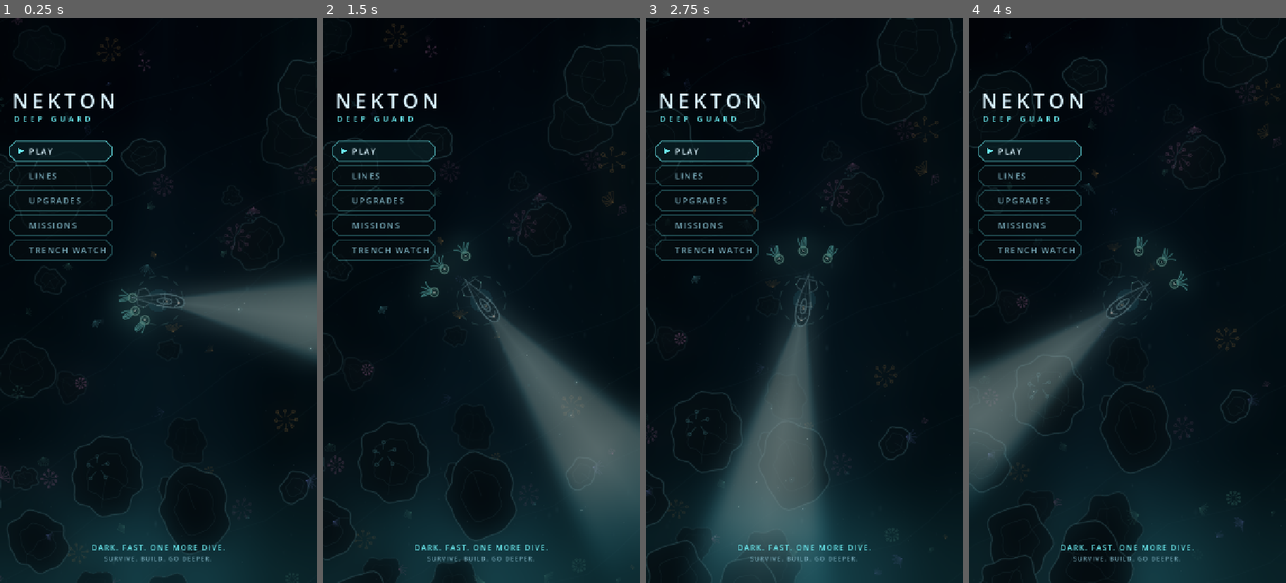
Above: before the commit, frames 1-4 (left to right).
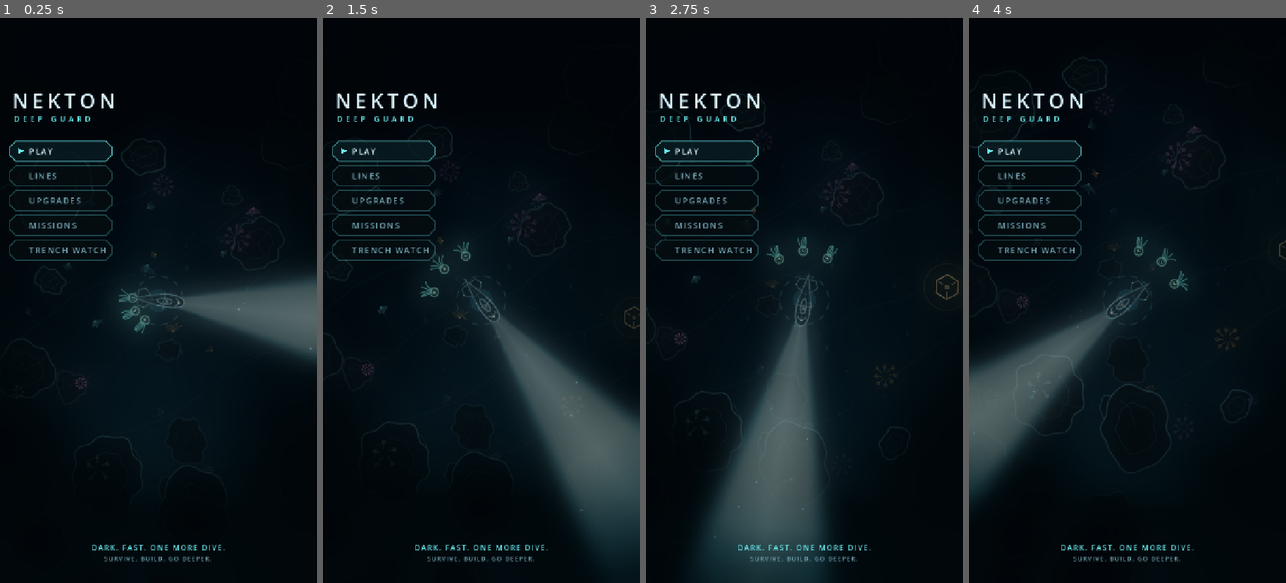
Above: after the commit, the same moments.

Repository: davidknollcsgo-collab/Kartengame
Game: Godot game, scene res://scenes/rundum.tscn
Same seed, same stepped clock (60 frames per second), same inputs: the game is played once before the commit and once after it.
Inputs (mouse positions are in pixels of both pictures, inside the frame that each line leads up to):
- Up to frame 1 (0.25 s): no input
- Up to frame 2 (1.5 s): move the mouse to (551, 272) at 0.52 s; click (551, 272) at 0.67 s; drag from (418, 328) to (465, 413) at 1.27 s
- Up to frame 3 (2.75 s): move the mouse to (836, 176) at 2.02 s; click (836, 176) at 2.17 s
- Up to frame 4 (4 s): drag from (1111, 413) to (1032, 215) at 2.77 s; move the mouse to (1222, 385) at 3.52 s; click (1222, 385) at 3.67 s

The runs differ from the first frame. In frame 1, 10% of the frame differs, in the area x 0-100%, y 0-100%; in frame 2, 11%; in frame 3, 8.0%; in frame 4, 8.6%.

Commit message:
Der Graben liegt im Dunkeln, bis jemand hinfaehrt
Entdeckung fuer den Rundumlauf: eine gerasterte Karte, ein Nebel darueber
und Fundstellen, die man nur sieht, wo man schon war.

`Karte` (rein gerechnet) ist ein Byte je Feld - ein Nebelbild waere eine
Textur, die jedes Bild neu hochgeladen wird. Der Aufdeckradius ist
absichtlich **kleiner als die Sicht**: sonst waere alles Sichtbare schon
bekannt, und das Aufdecken haette keinen Ort.

Der Nebel wird nicht feldweise als Rechteck gezeichnet. Das war der erste
Anlauf, und es sah aus wie ein Tabellenblatt - die Grenze lief in rechten
Winkeln durchs Bild, und eine zweite Helligkeitsstufe fuer Randfelder machte
aus einer Treppe nur zwei. Jetzt bekommt jede Ecke des Rasters ihre Deckung
aus den vier Feldern, die sie beruehrt, und
`canvas_item_add_triangle_array` zeichnet das ganze Netz in einem Aufruf mit
Farbe an den Ecken. Die Deckung laeuft ueber eine Feldbreite aus, das Raster
verschwindet, und vierhundert Zeichenaufrufe wurden einer.

Die Fundstellen zahlen Punkte und keinen Naehrstoff - aus demselben Grund
wie die Kette (Zusage 16): Einkommen und Kosten der Kolonie sind aneinander
gekoppelt, eine zweite Quelle daneben verschoebe die Wirtschaft. Ihr Wert
steht am Fund und nicht beim Aufrufer, damit die Frage nur eine Antwort hat.

Dazu `--offen` fuer Schuesse, die den Grund zeigen sollen, und eine Anzeige
unten links: SCANNED mit Balken, SITES darunter.

Co-Authored-By: Claude Opus 5 <noreply@anthropic.com>
Claude-Session: https://claude.ai/code/session_0131VR1KmMqgfNf9f4WYuYp4

Diff:
--- /dev/null
+++ b/scripts/kern/karte.gd
@@ -0,0 +1,128 @@
+class_name Karte
+extends RefCounted
+
+## Was der Spieler von der Karte schon gesehen hat.
+##
+## **Der Graben liegt im Dunkeln, bis jemand hinfaehrt.** Das ist nicht bloss
+## ein Effekt: ohne ihn ist eine grosse Karte nur eine grosse Flaeche, auf der
+## ueberall dasselbe steht. Mit ihm ist jede Fahrt in eine Richtung eine
+## Entscheidung, und der Grund, ueberhaupt vom Fleck zu kommen.
+##
+## Gerastert, nicht als Bild. Ein Nebelbild waere eine Textur von tausend mal
+## tausend Punkten, die jedes Bild neu hochgeladen wird; ein Raster aus
+## `ZELLE` grossen Feldern ist ein Byte je Feld und wird nur gelesen. Bei
+## 1500 Einheiten Feldradius sind das gut zweitausend Bytes.
+##
+## Reine Rechnung, keine Szenen- und keine Autoload-Bezuege.
+
+## Kantenlaenge eines Rasterfeldes.
+##
+## **Gross genug, dass es billig bleibt, klein genug, dass die Kante nicht
+## auffaellt.** Bei 90 Einheiten ist ein Feld auf dem Schirm etwa ein
+## Zehntel der Breite - Bewuchs wird darin nicht einzeln sichtbar, sondern
+## fleckweise, und genau so soll sich ein Lichtkegel im Dunkeln anfuehlen.
+const ZELLE := 90.0
+
+## Wie weit die Fahrt aufdeckt. **Kleiner als die Sicht** (`Rundum.SICHT`,
+## 900): sonst waere alles, was man sehen kann, schon bekannt, und das
+## Aufdecken haette keinen Ort. So bleibt am Rand des Bildes Dunkelheit, in
+## die man hineinfaehrt.
+const AUFDECK_RADIUS := 380.0
+
+var seite := 0
+var bekannt := PackedByteArray()
+var _weite := 0.0
+
+## Wieviele Felder ueberhaupt aufzudecken sind, und wieviele es schon sind.
+##
+## **Mitgezaehlt, nicht nachgezaehlt.** `anteil()` wird je Bild vom HUD
+## gefragt; ein Durchlauf ueber zwoelfhundert Felder mit einer Wurzel je Feld
+## ist dafuer kein Preis, den man zahlen muss, wenn zwei Zaehler dasselbe
+## sagen.
+var _moeglich := 0
+var _offen := 0
+
+
+func _init(weite := 0.0) -> void:
+    _weite = maxf(1.0, weite)
+    seite = int(ceil(_weite * 2.0 / ZELLE)) + 1
+    bekannt.resize(seite * seite)
+    bekannt.fill(0)
+    for i in bekannt.size():
+        if mitte(i).length() <= _weite:
+            _moeglich += 1
+
+
+## Die Rasterkoordinaten zu einem Ort. Kann ausserhalb liegen - wer sie
+## weiterreicht, fragt `index()`.
+func raster(ort: Vector2) -> Vector2i:
+    return Vector2i(int(floor((ort.x + _weite) / ZELLE)),
+        int(floor((ort.y + _weite) / ZELLE)))
+
+
+## Der Feldindex zu Rasterkoordinaten - oder -1, wenn sie ausserhalb liegen.
+func index(zelle: Vector2i) -> int:
+    if zelle.x < 0 or zelle.y < 0 or zelle.x >= seite or zelle.y >= seite:
+        return -1
+    return zelle.y * seite + zelle.x
+
+
+## Das Rasterfeld zu einem Ort - oder -1, wenn er ausserhalb liegt.
+func feld(ort: Vector2) -> int:
+    return index(raster(ort))
+
+
+## Die Mitte eines Rasterfeldes in Weltkoordinaten.
+func mitte(i: int) -> Vector2:
+    return mitte_von(Vector2i(i % seite, i / seite))
+
+
+func mitte_von(zelle: Vector2i) -> Vector2:
+    return Vector2((float(zelle.x) + 0.5) * ZELLE - _weite,
+        (float(zelle.y) + 0.5) * ZELLE - _weite)
+
+
+func ist_bekannt(ort: Vector2) -> bool:
+    var i := feld(ort)
+    return i >= 0 and bekannt[i] != 0
+
+
+## Ob ein Rasterfeld bekannt ist. Ausserhalb gilt als unbekannt - der Rand
+## der Welt bleibt schwarz, und das ist richtig so.
+func zelle_bekannt(zelle: Vector2i) -> bool:
+    var i := index(zelle)
+    return i >= 0 and bekannt[i] != 0
+
+
+## Deckt alles im Umkreis auf. Gibt zurueck, wieviele Felder **neu** waren -
+## daran haengt, ob es sich lohnt, etwas dafuer zu geben.
+func decke_auf(ort: Vector2, radius := AUFDECK_RADIUS) -> int:
+    var neu := 0
+    var r2 := radius * radius
+    var von := raster(ort - Vector2.ONE * radius)
+    var bis := raster(ort + Vector2.ONE * radius)
+    for sy in range(maxi(0, von.y), mini(seite - 1, bis.y) + 1):
+        for sx in range(maxi(0, von.x), mini(seite - 1, bis.x) + 1):
+            var i := sy * seite + sx
+            if bekannt[i] != 0:
+                continue
+            # Gegen die Mitte des Feldes messen, nicht gegen die Ecke: sonst
+            # wird ein Feld schon bekannt, wenn nur seine Ecke im Umkreis
+            # liegt, und der aufgedeckte Fleck ist eckiger als der Kegel.
+            var m := mitte(i)
+            if m.distance_squared_to(ort) <= r2:
+                bekannt[i] = 1
+                neu += 1
+                if m.length() <= _weite:
+                    _offen += 1
+    return neu
+
+
+## Wieviel der Karte bekannt ist, von 0 bis 1.
+##
+## Gezaehlt werden nur Felder **im Feld** - die Ecken des Rasters liegen
+## ausserhalb der Kreisscheibe und koennen nie aufgedeckt werden. Ohne diese
+## Unterscheidung stuende die Anzeige bei vollstaendig erkundeter Karte bei
+## achtundsiebzig Prozent, und der Spieler suchte den Rest.
+func anteil() -> float:
+    return float(_offen) / float(maxi(1, _moeglich))
--- a/scripts/spiel/grund_rundum.gd
+++ b/scripts/spiel/grund_rundum.gd
@@ -41,11 +41,16 @@
 
 var zeit := 0.0
 
+## Die Karte des Spielers. Wird von `rundlauf.gd` gesetzt; ist sie leer, ist
+## alles sichtbar - so bleiben Werkzeugschuesse ohne Nebel brauchbar.
+var karte: Karte = null
+
 var _rippel: Array[PackedVector2Array] = []
 var _felsen: Array[Dictionary] = []
 var _bewuchs: Array[Dictionary] = []
 var _staub: PackedVector2Array = []
 var _staub_takt: PackedFloat32Array = []
+var _funde: Array[Dictionary] = []
 
 
 func _ready() -> void:
@@ -55,6 +60,7 @@
     _baue_felsen(rng)
     _baue_bewuchs(rng)
     _baue_staub(rng)
+    _baue_funde(rng)
 
 
 func _process(delta: float) -> void:
@@ -203,6 +209,11 @@
         * sqrt(rng.randf()) * weite
 
 
+## Ob ein Ort schon aufgedeckt ist. Ohne Karte ist alles offen.
+func _bekannt(ort: Vector2) -> bool:
+    return karte == null or karte.ist_bekannt(ort)
+
+
 ## Was weiter weg ist als die Sicht, wird nicht gezeichnet.
 ##
 ## Bei einem Feld von 1500 Einheiten und einem Bild von 900 liegt das meiste
@@ -227,6 +238,13 @@
         _zeichne_felsen(lage)
         _zeichne_bewuchs(lage)
     _zeichne_staub()
+    _zeichne_funde()
+    # **Zuletzt.** Der Nebel deckt ab, was darunter liegt, statt dass jedes
+    # Stueck Grund selbst nachsieht, ob es sich zeigen darf. Ein Fels liegt
+    # ueber vier Felder verteilt; wer ihn feldweise ausblendet, sieht ihn
+    # springen. Ueber das Boot und die Raeuber legt er sich nicht - die
+    # zeichnen Geschwister, die nach diesem Knoten an der Reihe sind.
+    _zeichne_nebel()
 
 
 func _zeichne_rippel() -> void:
@@ -259,6 +277,10 @@
     var kraft: float = LAGEN_KRAFT[lage]
     for b in _bewuchs:
         if int(b[&"lage"]) != lage or not _im_blick(b[&"ort"], 60.0):
+            continue
+        # Unter dem Nebel waere er ohnehin nicht zu sehen - das spart in der
+        # ersten Minute den groessten Teil der Zeichenaufrufe.
+        if not _bekannt(b[&"ort"]):
             continue
         var p: Vector2 = b[&"ort"]
         var gr: float = b[&"gross"]
@@ -325,9 +347,218 @@
 
 func _zeichne_staub() -> void:
     for i in _staub.size():
-        if not _im_blick(_staub[i], 30.0):
+        if not _im_blick(_staub[i], 30.0) or not _bekannt(_staub[i]):
             continue
         var p := _staub[i] + Vector2(
             sin(zeit * _staub_takt[i] + float(i)) * 6.0,
             cos(zeit * _staub_takt[i] * 0.7 + float(i)) * 6.0)
         draw_circle(p, 0.9, Color(0.62, 0.86, 0.92, 0.13))
+
+
+# --- Der Nebel ---------------------------------------------------------------
+
+## Wie dicht der Nebel ueber einem unbekannten Feld liegt.
+##
+## **Nicht ganz undurchsichtig.** Bei voller Deckung ist die Grenze zwischen
+## bekannt und unbekannt eine harte Linie, und dahinter ist nichts - man
+## faehrt gegen eine Wand aus Schwarz. Bei 0.93 schimmern grosse Felsen als
+## Ahnung durch: man sieht, dass dort etwas steht, aber nicht was, und genau
+## das ist der Grund hinzufahren.
+const NEBEL_DECKUNG := 0.93
+
+const NEBEL_FARBE := Color(0.004, 0.014, 0.020)
+
+
+## Der Nebel als ein Dreiecksnetz mit Farbe an den Ecken.
+##
+## **Der erste Anlauf zeichnete je unbekanntes Feld ein Rechteck.** Das war
+## billig und sah aus wie ein Tabellenblatt: die Kante zwischen bekannt und
+## unbekannt lief in rechten Winkeln durchs Bild, und man las das Raster
+## statt die Karte. Eine zweite Helligkeitsstufe fuer Randfelder half nicht -
+## sie machte aus einer Treppe zwei.
+##
+## Hier bekommt stattdessen jede **Ecke** des Rasters ihre Deckung aus den
+## vier Feldern, die sie beruehrt, und die Flaeche dazwischen wird
+## interpoliert. Damit laeuft die Deckung ueber eine ganze Feldbreite aus,
+## und die Rasterkante verschwindet, obwohl das Raster dasselbe geblieben
+## ist.
+##
+## Alles in **einem** Aufruf. `canvas_item_add_triangle_array` nimmt ein
+## ganzes Netz; vierhundert einzelne `draw_rect` waeren vierhundert
+## Zeichenaufrufe je Bild, und der Grund hat schon genug davon.
+func _zeichne_nebel() -> void:
+    if karte == null:
+        return
+    var weit := Rundum.SICHT + Karte.ZELLE * 2.0
+    var von := karte.raster(_blickmitte - Vector2.ONE * weit)
+    var bis := karte.raster(_blickmitte + Vector2.ONE * weit)
+    var nx := bis.x - von.x + 1
+    var ny := bis.y - von.y + 1
+    if nx < 1 or ny < 1:
+        return
+
+    # Die Deckung an jeder Ecke: der Anteil der vier angrenzenden Felder,
+    # die noch unbekannt sind.
+    var ecken := PackedVector2Array()
+    var farben := PackedColorArray()
+    var deckungen := PackedFloat32Array()
+    ecken.resize((nx + 1) * (ny + 1))
+    farben.resize(ecken.size())
+    deckungen.resize(ecken.size())
+    for j in ny + 1:
+        for i in nx + 1:
+            var zelle := Vector2i(von.x + i, von.y + j)
+            var unbekannt := 0
+            for dy in 2:
+                for dx in 2:
+                    if not karte.zelle_bekannt(zelle - Vector2i(dx, dy)):
+                        unbekannt += 1
+            var d := NEBEL_DECKUNG * float(unbekannt) * 0.25
+            var k := j * (nx + 1) + i
+            ecken[k] = karte.mitte_von(zelle) - Vector2.ONE * (Karte.ZELLE * 0.5)
+            deckungen[k] = d
+            farben[k] = Color(NEBEL_FARBE.r, NEBEL_FARBE.g, NEBEL_FARBE.b, d)
+
+    var netz := PackedInt32Array()
+    for j in ny:
+        for i in nx:
+            var a := j * (nx + 1) + i
+            var b := a + 1
+            var c := a + nx + 1
+            var d := c + 1
+            # Ein Feld, an dessen vier Ecken nichts liegt, wird auch nicht
+            # gezeichnet - das ist der ganze bekannte Teil der Karte.
+            if deckungen[a] <= 0.0 and deckungen[b] <= 0.0 \
+                    and deckungen[c] <= 0.0 and deckungen[d] <= 0.0:
+                continue
+            netz.append_array([a, b, d, a, d, c])
+    if netz.is_empty():
+        return
+    RenderingServer.canvas_item_add_triangle_array(
+        get_canvas_item(), netz, ecken, farben)
+
+
+# --- Fundstellen -------------------------------------------------------------
+
+## Wieviele Fundstellen im Feld liegen.
+##
+## Sie sind der Grund, ueberhaupt in eine Richtung zu fahren, in der gerade
+## kein Raeuber steht. Ohne sie belohnt das Aufdecken nur sich selbst.
+const FUNDE := 34
+
+## Wie nah man heran muss. Grosszuegig - ein Fund, den man knapp verfehlt,
+## fuehlt sich nach einem Fehler des Spiels an und nicht nach einem eigenen.
+const FUND_REICHWEITE := 52.0
+
+## Was ein Fund einbringt.
+##
+## **Punkte, kein Naehrstoff** - aus demselben Grund wie bei der Kette
+## (Zusage 16): Einkommen und Kosten der Kolonie sind aneinander gekoppelt,
+## und eine zweite Quelle daneben verschoebe die ganze Wirtschaft. Ein Fund
+## ist eine Bestmarke, keine Waehrung.
+const FUND_PUNKTE := 250
+
+
+func _baue_funde(rng: RandomNumberGenerator) -> void:
+    var versuche := 0
+    while _funde.size() < FUNDE and versuche < FUNDE * 60:
+        versuche += 1
+        # Nicht bis an den Rand und nicht in die Mitte: die Mitte sieht man
+        # in den ersten Sekunden ohnehin, und am Rand steht man mit dem
+        # Ruecken zur Wand.
+        var ort := Vector2.RIGHT.rotated(rng.randf_range(0.0, TAU)) \
+            * sqrt(rng.randf_range(0.06, 1.0)) * (Rundum.FELD_RADIUS - 120.0)
+        var frei := true
+        for f in _funde:
+            if Vector2(f[&"ort"]).distance_to(ort) < 260.0:
+                frei = false
+                break
+        # Nicht in einem Felsen - sonst liegt er hinter einer Wand, durch die
+        # man nicht kommt.
+        for fels in _felsen:
+            if bool(fels.get(&"fest", false)) \
+                    and Riff.beruehrt(fels, ort, 70.0):
+                frei = false
+                break
+        if not frei:
+            continue
+        _funde.append({
+            &"ort": ort,
+            &"dreh": rng.randf_range(0.0, TAU),
+            &"geholt": false,
+        })
+
+
+## Alle Fundstellen wieder auflegen - ein neuer Tauchgang.
+func setze_funde_zurueck() -> void:
+    for f in _funde:
+        f[&"geholt"] = false
+
+
+func funde_gesamt() -> int:
+    return _funde.size()
+
+
+func funde_geholt() -> int:
+    var n := 0
+    for f in _funde:
+        if bool(f[&"geholt"]):
+            n += 1
+    return n
+
+
+## Der naechste Fund in Reichweite - oder ein leerer Ort, wenn keiner da ist.
+##
+## Nimmt ihn gleich mit: wer ihn nur meldet, muss ihn getrennt streichen, und
+## dann gibt es zwei Stellen, die wissen, was schon geholt ist.
+func hole_fund(ort: Vector2) -> Dictionary:
+    for f in _funde:
+        if bool(f[&"geholt"]):
+            continue
+        if Vector2(f[&"ort"]).distance_to(ort) > FUND_REICHWEITE:
+            continue
+        f[&"geholt"] = true
+        # Der Wert steht am Fund und nicht beim Aufrufer: sonst muesste
+        # `rundlauf.gd` eine Konstante aus dieser Datei kennen, und die
+        # Frage, was ein Fund wert ist, haette zwei Antworten.
+        var mit := f.duplicate()
+        mit[&"punkte"] = FUND_PUNKTE
+        return mit
+    return {}
+
+
+## Ein Fund: ein Sechseck aus Licht ueber einem Keim.
+##
+## Der geholte bleibt als leere Kontur stehen. Das ist die Landkarte, die man
+## sich erfaehrt - eine Stelle, an der man schon war, sieht anders aus als
+## eine, an der man noch nicht war.
+func _zeichne_funde() -> void:
+    for f in _funde:
+        var p: Vector2 = f[&"ort"]
+        if not _im_blick(p, 60.0) or not _bekannt(p):
+            continue
+        var geholt := bool(f[&"geholt"])
+        var dreh: float = f[&"dreh"]
+        var puls := 0.5 + 0.5 * sin(zeit * 2.4 + dreh)
+        var farbe := Color(0.42, 0.56, 0.60) if geholt \
+            else Color(1.0, 0.84, 0.52)
+        var a := 0.22 if geholt else (0.55 + 0.35 * puls)
+        var r := 26.0 if geholt else 24.0 + 4.0 * puls
+        var sechseck := PackedVector2Array()
+        for i in 7:
+            sechseck.append(p + Vector2.RIGHT.rotated(
+                dreh + TAU * float(i) / 6.0) * r)
+        draw_polyline(sechseck, Color(farbe.r, farbe.g, farbe.b, a), 1.6, true)
+        if geholt:
+            continue
+        # Drei Speichen nach innen und ein Kern - er ist das, was man
+        # anfaehrt, und muss im Dunkeln aus der Ferne zu sehen sein.
+        for i in 3:
+            var w := dreh + TAU * float(i) / 3.0
+            draw_line(p + Vector2.RIGHT.rotated(w) * r * 0.42,
+                p + Vector2.RIGHT.rotated(w) * r * 0.86,
+                Color(farbe.r, farbe.g, farbe.b, a * 0.7), 1.2, true)
+        draw_circle(p, 4.0 + 1.6 * puls,
+            Color(farbe.r, farbe.g, farbe.b, 0.30 + 0.30 * puls))
+        draw_arc(p, r * 1.9, 0.0, TAU, 30,
+            Color(farbe.r, farbe.g, farbe.b, 0.06 + 0.06 * puls), 1.0, true)
--- a/scripts/spiel/rundlauf.gd
+++ b/scripts/spiel/rundlauf.gd
@@ -134,6 +134,16 @@
 ## genau das macht eine Bewegung lesbar, bevor sie stattgefunden hat.
 var _neigung := 0.0
 
+## Was vom Graben schon aufgedeckt ist. Oeffentlich, weil das HUD es anzeigt.
+var karte: Karte = null
+
+## Fundstellen, die in dieser Sitzung geholt wurden - fuer die Anzeige.
+var funde := 0
+
+## Ohne Nebel starten. Nur fuer Werkzeuge (`--offen`): ein Schuss vom Grund
+## zeigt sonst schwarze Felder statt des Riffs, das er zeigen soll.
+var _offene_karte := false
+
 
 func _ready() -> void:
     # Der Gegenweg zu `--rundum`: die Werkzeuge (Ladenbilder, Schuesse,
@@ -145,6 +155,9 @@
         return
 
     _lies_argumente()
+    karte = Karte.new(Rundum.FELD_RADIUS)
+    _grund.karte = null if _offene_karte else karte
+    karte.decke_auf(_ort)
     _vorn.draw.connect(_zeichne_vorn)
     _schwarm.led = true
     _hud.lauf = self
@@ -236,6 +249,7 @@
         _zieht = true
 
     _fuehre_boot(delta)
+    _decke_auf()
     _fuehre_stoss(delta)
     _fuehre_begleiter(delta)
     _bewege(delta)
@@ -248,6 +262,26 @@
     _schwarm.queue_redraw()
     _vorn.queue_redraw()
     queue_redraw()
+
+
+## Was befahren wurde, ist bekannt - und was dabei gefunden wird, wird geholt.
+##
+## **Beides an einer Stelle**, weil ein Fund nur zu sehen ist, wo schon
+## aufgedeckt wurde: erst der Kegel, dann der Griff.
+func _decke_auf() -> void:
+    karte.decke_auf(_ort)
+    if lage != Lage.SPIEL:
+        return
+    var fund: Dictionary = _grund.hole_fund(_ort)
+    if fund.is_empty():
+        return
+    funde += 1
+    # Punkte, kein Naehrstoff - siehe `grund_rundum.gd::FUND_PUNKTE`.
+    punkte += int(fund[&"punkte"])
+    _funken.platzen(Vector2(fund[&"ort"]), Color(1.0, 0.84, 0.52), 34.0)
+    _schuetteln = maxf(_schuetteln, 0.35)
+    Klang.spiele(Klang.Ton.KAMMER, 0.8, 0.5)
+    Tastsinn.gib(Tastsinn.Art.STOSS)
 
 
 ## Ein Finger, zwei Aufgaben: Blickrichtung immer, Fahrt ab der Totzone.
@@ -300,7 +334,15 @@
     punkte = 0
     kette = 0
     erlegt = 0
+    funde = 0
     welle_nummer = 1
+    # **Ein neuer Tauchgang faengt im Dunkeln an.** Die Karte laeuft sonst
+    # aus dem Menue heraus voll - der Vorfuehrdaumen faehrt dort im Kreis -,
+    # und das erste Bild des Spiels waere ein aufgedeckter Graben.
+    karte = Karte.new(Rundum.FELD_RADIUS)
+    _grund.karte = null if _offene_karte else karte
+    karte.decke_auf(_ort)
+    _grund.setze_funde_zurueck()
     _bereite_welle_vor()
 
 
@@ -960,6 +1002,9 @@
             "--schuss":
                 if i + 1 < argumente.size():
                     _schuss = argumente[i + 1]
+            "--offen":
+                # Kein Nebel - fuer Schuesse, die den Grund zeigen sollen.
+                _offene_karte = true
             "--spiel":
                 # Nicht im Menue aufnehmen, sondern im Spiel.
                 _sofort = true
--- a/scripts/ui/rund_hud.gd
+++ b/scripts/ui/rund_hud.gd
@@ -120,6 +120,7 @@
     _zustand(breite)
     _welle(breite)
     _punkte(breite)
+    _karte(hoehe)
     _knoepfe(breite, hoehe)
     _warnung(breite, hoehe)
 
@@ -169,6 +170,31 @@
             Color(WARM.r, WARM.g, WARM.b, 0.7 + 0.3 * puls), false, true)
 
 
+## Links unten: wieviel vom Graben aufgedeckt ist, und wieviele Fundstellen
+## geholt sind.
+##
+## **Unten und klein.** Es ist die einzige Zahl im Bild, die nicht dringend
+## ist - sie sagt, wo man noch nicht war, und das darf man in einer Pause
+## lesen. Oben stuende sie zwischen Huelle und Welle und zoege den Blick von
+## beiden ab.
+func _karte(hoehe: float) -> void:
+    var kasten := Rect2(RAND, hoehe - RAND - 46.0, 158.0, 46.0)
+    _tafel(kasten)
+    var anteil: float = lauf.karte.anteil() if lauf.karte != null else 0.0
+    _text(kasten.position + Vector2(12.0, 18.0), "SCANNED", 10, LEISE)
+    _text(Vector2(kasten.end.x - 12.0, kasten.position.y + 18.0),
+        "%d%%" % int(round(anteil * 100.0)), 13, SCHRIFT, false, true)
+    # Ein Balken darunter: eine Zahl allein sagt nicht, ob sie sich bewegt.
+    var leiste := Rect2(kasten.position + Vector2(12.0, 24.0),
+        Vector2(kasten.size.x - 24.0, 4.0))
+    _flaeche.draw_rect(leiste, Color(HELL.r, HELL.g, HELL.b, 0.12))
+    _flaeche.draw_rect(Rect2(leiste.position,
+        Vector2(leiste.size.x * anteil, leiste.size.y)),
+        Color(HELL.r, HELL.g, HELL.b, 0.55))
+    _text(kasten.position + Vector2(12.0, 40.0),
+        "SITES %d" % int(lauf.funde), 10, WARM)
+
+
 ## Rechts unten: das Stosslicht. Ein runder Knopf mit einem Ladering, wie im
 ## Schlund - der Daumen liegt dort ohnehin.
 func _knoepfe(breite: float, hoehe: float) -> void:
--- a/tests/run_tests.gd
+++ b/tests/run_tests.gd
@@ -69,6 +69,7 @@
     "_test_die_welle_hat_einen_bogen",
     "_test_rundum_haelt_das_feld",
     "_test_felsen_sind_fest",
+    "_test_karte_deckt_auf_was_befahren_wurde",
     "_test_rundum_verfolgt_ohne_zu_beschleunigen",
     "_test_rundum_begleiter_bleiben_hinten",
     "_test_leitwesen_tritt_zuletzt_ein",
@@ -666,6 +667,93 @@
             if art < 0 or art >= Arten.zahl():
                 return _melde(false, "Welle %d nennt Art %d" % [n, art])
     return true
+
+
+## Die Karte deckt auf, was befahren wurde - und sonst nichts.
+func _test_karte_deckt_auf_was_befahren_wurde() -> bool:
+    var k := Karte.new(Rundum.FELD_RADIUS)
+
+    if not _melde(k.anteil() < 0.001,
+            "eine frische Karte darf nichts kennen, sie kennt %.3f"
+            % k.anteil()):
+        return false
+
+    # Feld und Mitte muessen zueinander passen: die Mitte eines Feldes liegt
+    # in demselben Feld. Sonst deckt `decke_auf()` etwas anderes auf, als es
+    # misst.
+    for i in range(0, k.bekannt.size(), 17):
+        if not _melde(k.feld(k.mitte(i)) == i,
+                "Feld %d und seine Mitte passen nicht zusammen" % i):
+            return false
+
+    # Rasterkoordinaten und Index sind dieselbe Abbildung, von beiden Seiten.
+    # Der Nebel fragt ueber `raster()`/`zelle_bekannt()`, das Spiel ueber
+    # `feld()` - laufen die auseinander, liegt der Nebel neben der Karte.
+    for i in range(0, k.bekannt.size(), 23):
+        var zelle := k.raster(k.mitte(i))
+        if not _melde(k.index(zelle) == i,
+                "Raster und Index passen bei Feld %d nicht zusammen" % i):
+            return false
+
+    var wo := Vector2(120.0, -60.0)
+    var neu := k.decke_auf(wo)
+    if not _melde(neu > 0, "das Aufdecken deckt nichts auf"):
+        return false
+    if not _melde(k.ist_bekannt(wo), "der eigene Ort bleibt unbekannt"):
+        return false
+    # Zweimal an derselben Stelle deckt nichts Neues auf - daran haengt, ob
+    # es sich lohnt, etwas dafuer zu geben.
+    if not _melde(k.decke_auf(wo) == 0,
+            "dieselbe Stelle deckt zweimal auf"):
+        return false
+
+    if not _melde(k.zelle_bekannt(k.raster(wo)),
+            "dasselbe Feld gilt ueber die Rasterkoordinaten als unbekannt"):
+        return false
+
+    # Der mitgezaehlte Anteil muss sagen, was ein Nachzaehlen sagen wuerde -
+    # sonst steht in der Anzeige eine Zahl, die niemand geprueft hat.
+    var offen := 0
+    var moeglich := 0
+    for i in k.bekannt.size():
+        if k.mitte(i).length() > Rundum.FELD_RADIUS:
+            continue
+        moeglich += 1
+        if k.bekannt[i] != 0:
+            offen += 1
+    if not _melde(absf(k.anteil() - float(offen) / float(moeglich)) < 0.0001,
+            "der gezaehlte Anteil %.4f passt nicht zum nachgezaehlten %.4f"
+            % [k.anteil(), float(offen) / float(moeglich)]):
+        return false
+
+    # Was ausserhalb liegt, bleibt dunkel. Mit Abstand gemessen, weil ein
+    # Feld schon zaehlt, wenn seine Mitte im Umkreis liegt.
+    for i in 16:
+        var w := TAU * float(i) / 16.0
+        var weit := wo + Vector2.RIGHT.rotated(w) \
+            * (Karte.AUFDECK_RADIUS + Karte.ZELLE * 1.5)
+        if weit.length() > Rundum.FELD_RADIUS:
+            continue
+        if not _melde(not k.ist_bekannt(weit),
+                "eine Stelle ausserhalb des Umkreises ist bekannt"):
+            return false
+
+    # Und wer alles abfaehrt, kennt alles. Das ist die Zusage hinter der
+    # Anzeige: eine Prozentzahl, die nie hundert erreicht, ist eine Falle.
+    var voll := Karte.new(Rundum.FELD_RADIUS)
+    var schritt := Karte.ZELLE * 0.5
+    var r := Rundum.FELD_RADIUS
+    var y := -r
+    while y <= r:
+        var x := -r
+        while x <= r:
+            if Vector2(x, y).length() <= r:
+                voll.decke_auf(Vector2(x, y), Karte.ZELLE)
+            x += schritt
+        y += schritt
+    return _melde(voll.anteil() > 0.995,
+        "wer alles abfaehrt, muss alles kennen - bekannt sind %.3f"
+        % voll.anteil())
 
 
 ## Ein Fels ist fest: was hineingeriete, wird herausgeschoben.
Not shown, added: scripts/kern/karte.gd.uid
Not shown, changed: ASSETS.md
Not shown, changed: CLAUDE.md
